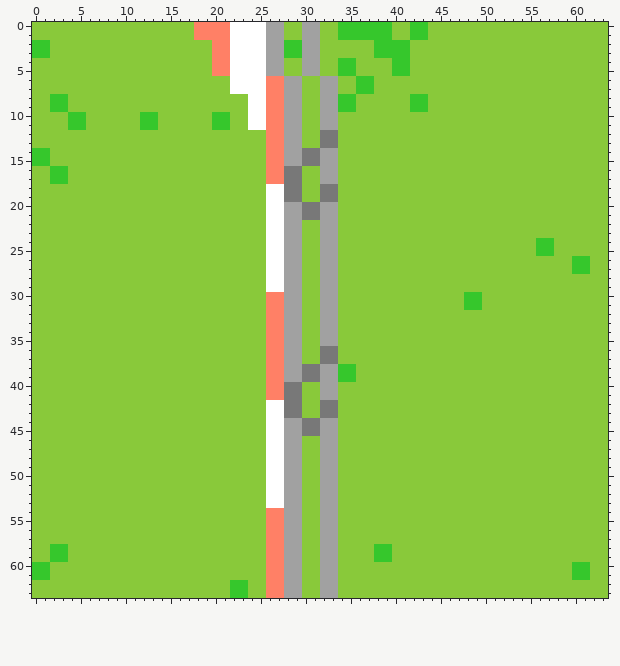
Pixel-art sprite: res/imgs/tiles/barrier_c3.png. This is how it looked before the edit.
The file is 128x128 pixels, drawn in blocks of 2x2; one block is one cell here.
The same view after the edit:
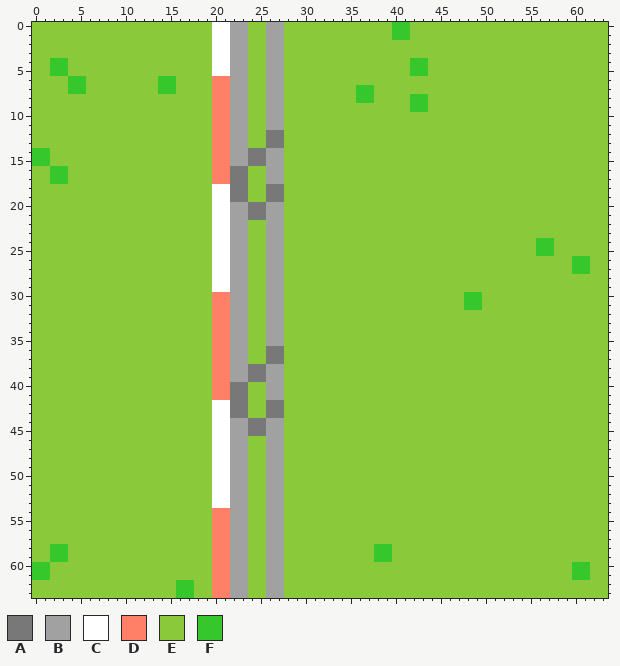
Palette (. is transparent): A #787878  B #a1a1a1  C #ffffff  D #ff8066  E #89c93a  F #36c72c
Commit: -major graphical improvements -addition of barrier objects -experimentation with sand
Diff:
Changed rows in their new state; - is an unchanged pixel.
first column x 0:
 0 ------------------EECCBBEE----EE--EEEEEEFFEE
 1 ------------------EECCBBEE----EE--EEEEEEFFEE
 2 EE------------------CCBBEE--EEEE------EEEE--
 3 EE------------------CCBBEE--EEEE------EEEE--
 4 --FF----------------CCBBEE----EE--EE----EEFF
 5 --FF----------------CCBBEE----EE--EE----EEFF
 6 ----FF--------FF----DDBBEEBBEE--EE--EE------
 7 ----FF--------FF----DDBBEEBBEE--EE----------
 8 --EE----------------DDBBEEBBEE--EEEEFF------
 9 --EE----------------DDBBEEBBEE--EEEE--------
10 ----EE------EE------DDBBEEBBEE--EE----------
11 ----EE------EE------DDBBEEBBEE--EE----------
12 --------------------DDBB--AAEE--EE----------
13 --------------------DDBB--AAEE--EE----------
14 --------------------DDBBAABBEEEEEE----------
15 --------------------DDBBAABBEEEEEE----------
16 --------------------DDAA--BBEE--EE----------
17 --------------------DDAA--BBEE--EE----------
18 --------------------CCAA--AAEE--EE----------
19 --------------------CCAA--AAEE--EE----------
20 --------------------CCBBAABBEEEEEE----------
21 --------------------CCBBAABBEEEEEE----------
22 --------------------CCBB--BBEE--EE----------
23 --------------------CCBB--BBEE--EE----------
24 --------------------CCBB--BBEE--EE----------
25 --------------------CCBB--BBEE--EE----------
26 --------------------CCBB--BBEE--EE----------
27 --------------------CCBB--BBEE--EE----------
28 --------------------CCBB--BBEE--EE----------
29 --------------------CCBB--BBEE--EE----------
30 --------------------DDBB--BBEE--EE----------
31 --------------------DDBB--BBEE--EE----------
32 --------------------DDBB--BBEE--EE----------
33 --------------------DDBB--BBEE--EE----------
34 --------------------DDBB--BBEE--EE----------
35 --------------------DDBB--BBEE--EE----------
36 --------------------DDBB--AAEE--EE----------
37 --------------------DDBB--AAEE--EE----------
38 --------------------DDBBAABBEEEEEEEE--------
39 --------------------DDBBAABBEEEEEEEE--------
40 --------------------DDAA--BBEE--EE----------
41 --------------------DDAA--BBEE--EE----------
42 --------------------CCAA--AAEE--EE----------
43 --------------------CCAA--AAEE--EE----------
44 --------------------CCBBAABBEEEEEE----------
45 --------------------CCBBAABBEEEEEE----------
46 --------------------CCBB--BBEE--EE----------
47 --------------------CCBB--BBEE--EE----------
48 --------------------CCBB--BBEE--EE----------
49 --------------------CCBB--BBEE--EE----------
50 --------------------CCBB--BBEE--EE----------
51 --------------------CCBB--BBEE--EE----------
52 --------------------CCBB--BBEE--EE----------
53 --------------------CCBB--BBEE--EE----------
54 --------------------DDBB--BBEE--EE----------
55 --------------------DDBB--BBEE--EE----------
56 --------------------DDBB--BBEE--EE----------
57 --------------------DDBB--BBEE--EE----------
58 --------------------DDBB--BBEE--EE----------
59 --------------------DDBB--BBEE--EE----------
60 --------------------DDBB--BBEE--EE----------
61 --------------------DDBB--BBEE--EE----------
62 ----------------FF--DDBB--BBEE--EE----------
63 ----------------FF--DDBB--BBEE--EE----------
